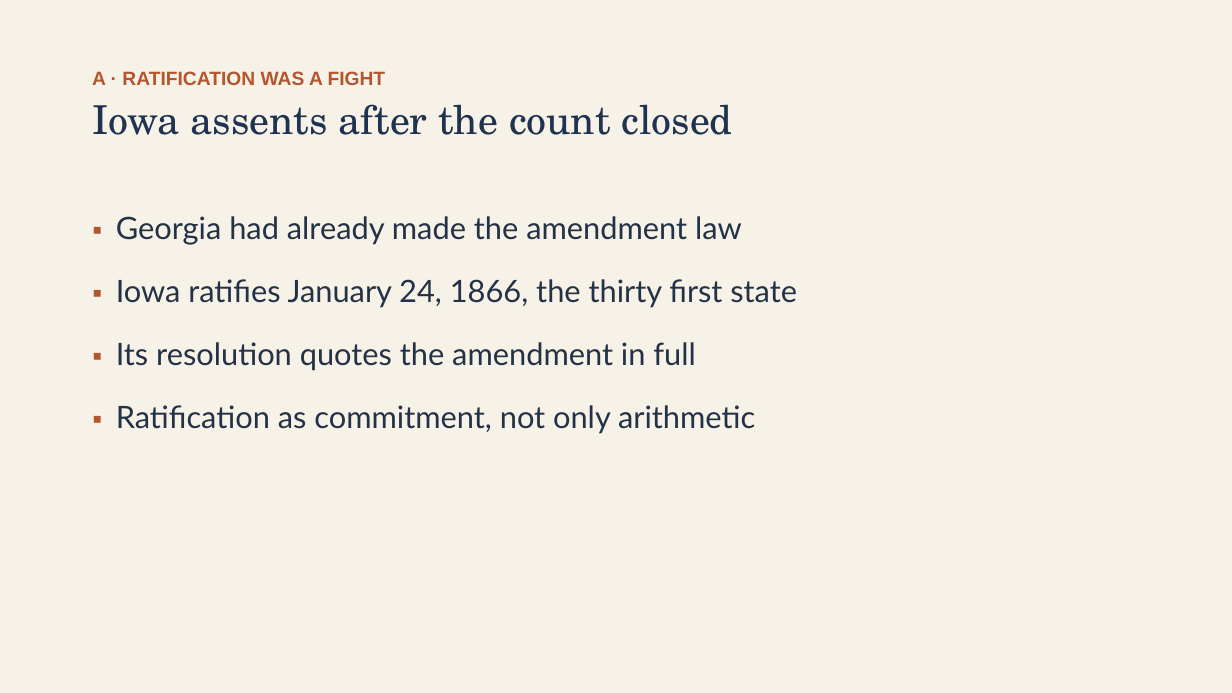
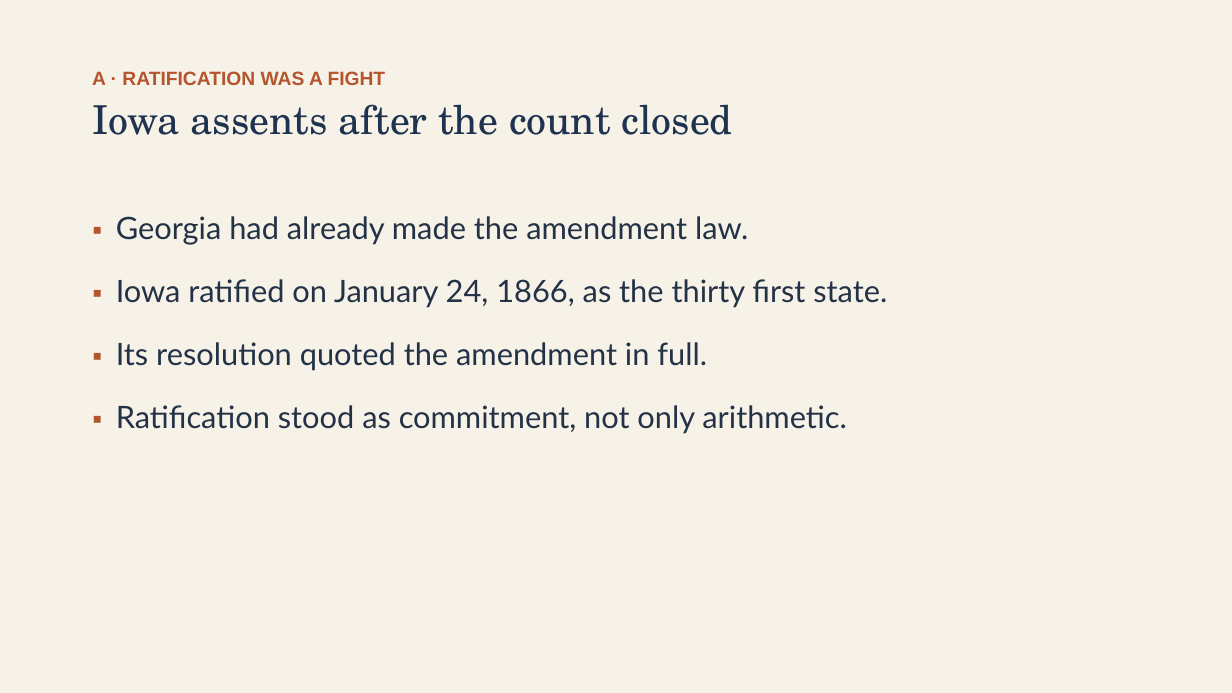
Before and after one commit to ab17gthb/humanities-curriculum-group, a slide deck: slide 6 of reconstruction/lesson-02/lesson-02-slides.pptx. Drawn at 1232x693 pixels with LibreOffice and Linux fonts; fonts in the diff are those of the drawing. Boxes give left, top, right and bottom in pixels: in the first picture for what was removed or moved away, otherwise in the second. Text is boxed around its words. In the diff, an @@ line names an element or a change of style, - is before the commit and + after.

Commit message:
Rollout: Reconstruction L2 reworked and live (The Thirteenth Amendment and the Meaning of Freedom)

```diff
--- a/reconstruction/lesson-02/lesson-02-slides.pptx
+++ b/reconstruction/lesson-02/lesson-02-slides.pptx
@@ text at [116, 216, 887, 434]: text changed @@
-▪ Georgia had already made the amendment law
-▪ Iowa ratifies January 24, 1866, the thirty first state
-▪ Its resolution quotes the amendment in full
-▪ Ratification as commitment, not only arithmetic
+▪ Georgia had already made the amendment law.
+▪ Iowa ratified on January 24, 1866, as the thirty first state.
+▪ Its resolution quoted the amendment in full.
+▪ Ratification stood as commitment, not only arithmetic.
```
Also in this commit, not shown: 9 other slides changed, 6 other files.
